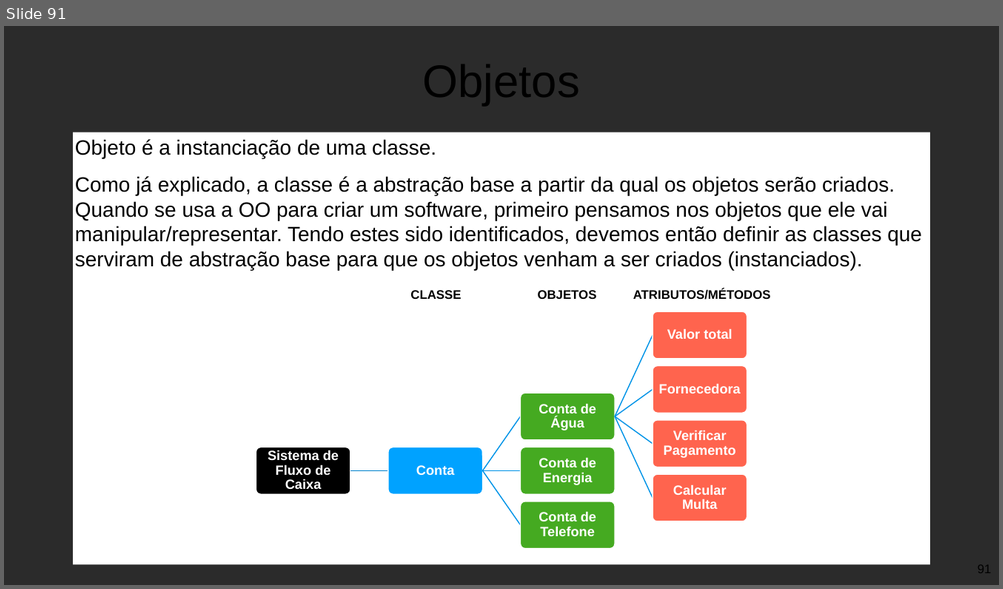
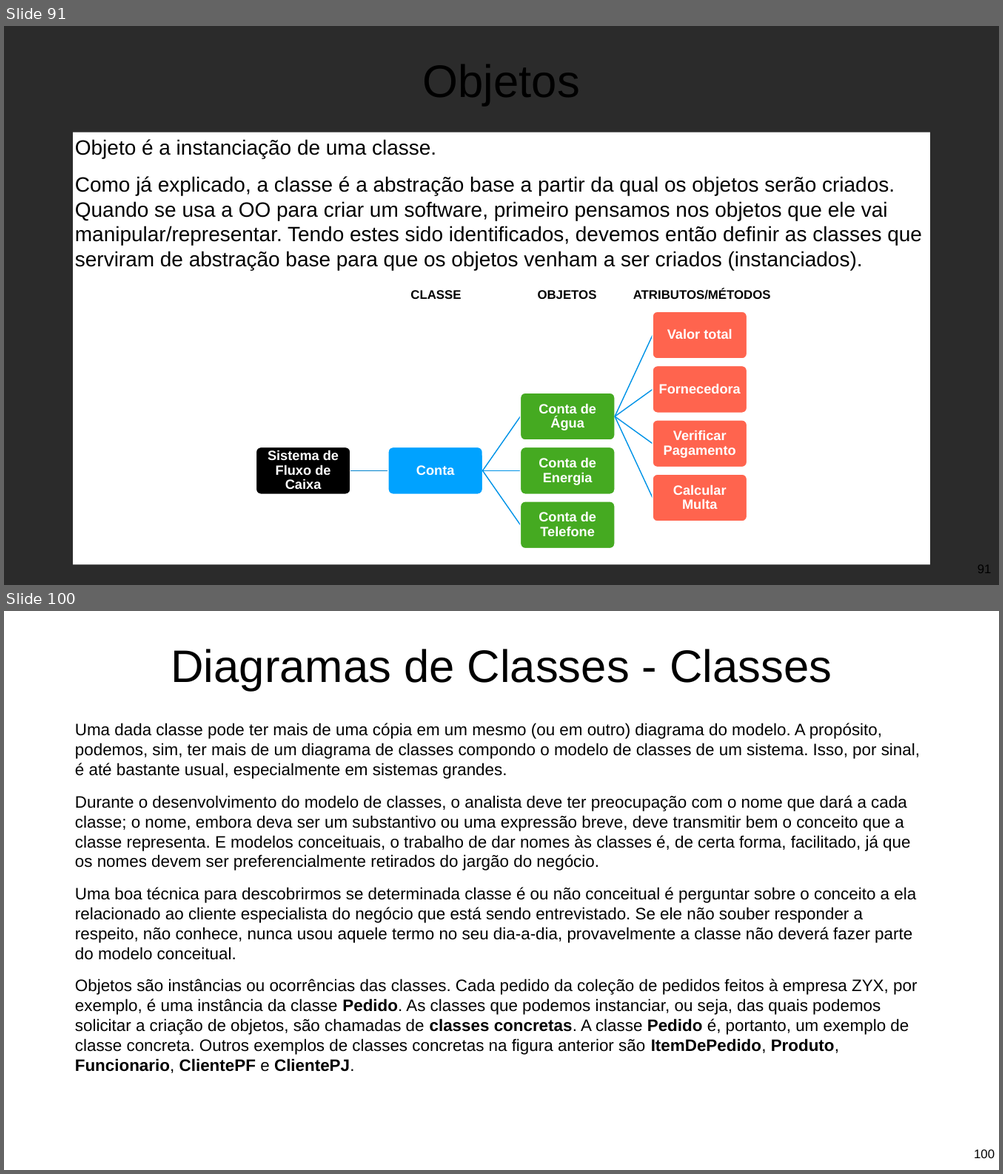
Before and after one commit to Pedrorocha13/2021.1-progoo, a slide deck: materiais/slides.pptx. Shown one above the other, each under a label of ours: slide 91 before the commit, slides 91 and 100 after it; the slides between them are not shown. The pictures are 1003x589 and 1003x1174 pixels, drawn with LibreOffice and Linux fonts; fonts in the diff are those of the drawing; background and template pictures are left out; a plain dark background stands for a picture behind light text. Boxes give left, top, right and bottom in pixels: in the first picture for what was removed or moved away, otherwise in the second. Text is boxed around its words. In the diff, an @@ line names an element or a change of style, - is before the commit and + after.

```diff
--- a/materiais/slides.pptx
+++ b/materiais/slides.pptx
@@ slide 100 added at (x1=4, y1=611, x2=999, y2=1170), background picture (left out) @@
@@ title added at (x1=170, y1=649, x2=831, y2=691), 88 pt, text #000000 @@
+Diagramas de Classes - Classes
@@ text added at (x1=75, y1=723, x2=919, y2=1073), 32 pt, text #000000 @@
+Uma dada classe pode ter mais de uma cópia em um mesmo (ou em outro) diagrama do modelo. A propósito, podemos, sim, ter mais de um diagrama de classes compondo o modelo de classes de um sistema. Isso, por sinal, é até bastante usual, especialmente em sistemas grandes.
+Durante o desenvolvimento do modelo de classes, o analista deve ter preocupação com o nome que dará a cada classe; o nome, embora deva ser um substantivo ou uma expressão breve, deve transmitir bem o conceito que a classe representa. E modelos conceituais, o trabalho de dar nomes às classes é, de certa forma, facilitado, já que os nomes devem ser preferencialmente retirados do jargão do negócio.
+Uma boa técnica para descobrirmos se determinada classe é ou não conceitual é perguntar sobre o conceito a ela relacionado ao cliente especialista do negócio que está sendo entrevistado. Se ele não souber responder a respeito, não conhece, nunca usou aquele termo no seu dia-a-dia, provavelmente a classe não deverá fazer parte do modelo conceitual.
+Objetos são instâncias ou ocorrências das classes. Cada pedido da coleção de pedidos feitos à empresa ZYX, por exemplo, é uma instância da classe Pedido. As classes que podemos instanciar, ou seja, das quais podemos solicitar a criação de objetos, são chamadas de classes concretas. A classe Pedido é, portanto, um exemplo de classe concreta. Outros exemplos de classes concretas na figura anterior são ItemDePedido, Produto, Funcionario, ClientePF e ClientePJ.
@@ page number added at (x1=973, y1=1150, x2=994, y2=1159), 24 pt, text #000000 @@
+100
```
Also in this commit, not shown: 2 slides changed, 20 other slides added, 1 other file.
